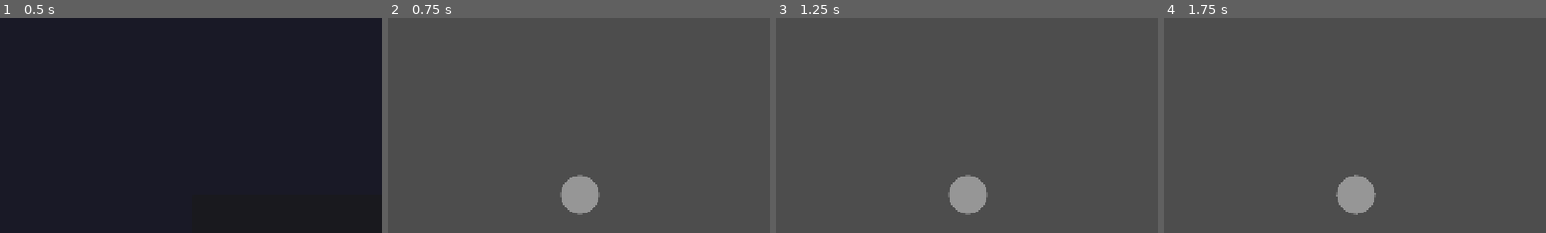
Above: before the commit, frames 1-4 (left to right).
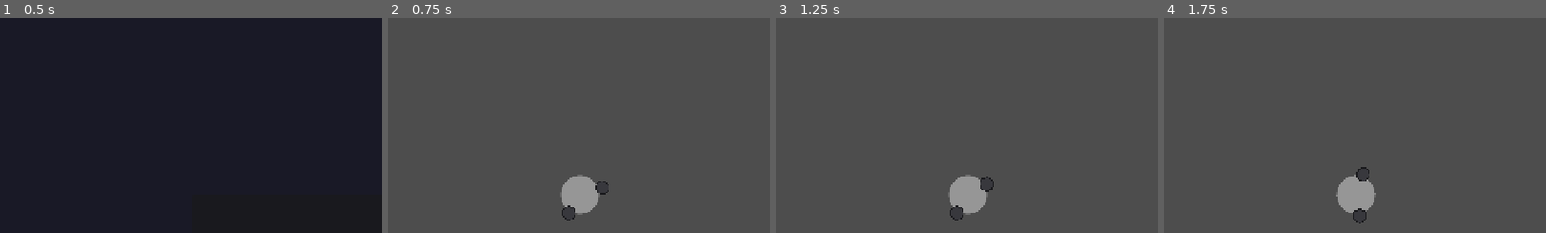
Above: after the commit, the same moments.

Repository: appall0010/slain-io-reborn-2d
Game: Godot game, scene res://player.tscn
Same seed, same stepped clock (60 frames per second), same inputs: the game is played once before the commit and once after it. This scene is started directly instead of the project's main scene. The engine's default icon, where the game draws it, is replaced by a stand-in: a white triangle on a blue panel in a dark square.
Inputs (mouse positions are % of the whole screen's width and height, from its top left):
- Up to frame 1 (0.5 s): no input
- Up to frame 2 (0.75 s): click "ПОДКЛЮЧИТЬСЯ (CLIENT)" at 0.5 s
- Up to frame 3 (1.25 s): no input
- Up to frame 4 (1.75 s): tap Enter at 1.25 s; move the mouse to (72, 45) at 1.27 s; hold Right (ui_right) from 1.28 s (still down); click (72, 45) at 1.42 s
The pictures show only the part of the screen within x 25-75%, y 9-59%; the shares and areas given below are measured in that part.

Frame 1 is identical in both runs. In frame 2, 0.1% of the frame differs, in the area x 45-58%, y 76-95%; in frame 3, 0.2%; in frame 4, 0.2%, in the area x 49-54%, y 69-96%.

Commit message:
купали добавил

Diff:
--- /dev/null
+++ b/fist.gd
@@ -0,0 +1,12 @@
+extends Node2D
+## Простой "кулак" — рисуется кругом, как в оригинальном Slain.io.
+## Не требует отдельной текстуры: если захочешь заменить на спрайт,
+## просто добавь Sprite2D ребёнком и убери _draw().
+
+@export var radius: float = 11.0
+@export var fill_color: Color = Color(0.22, 0.22, 0.24) # тёмно-серый, как тело
+@export var outline_color: Color = Color(0.1, 0.1, 0.11)
+
+func _draw() -> void:
+	draw_circle(Vector2.ZERO, radius, fill_color)
+	draw_arc(Vector2.ZERO, radius, 0, TAU, 24, outline_color, 2.0)
--- a/player.gd
+++ b/player.gd
@@ -1,5 +1,5 @@
 extends CharacterBody2D
-# тест бла бла бла
+
 # ==============================================================================
 # БЛОКНОТ ДАННЫХ (ДОГМА №6: DATA-ORIENTED DESIGN)
 # ==============================================================================
@@ -15,6 +15,26 @@
 var srv_input_direction: Vector2 = Vector2.ZERO
 var srv_target_rotation: float = 0.0
 var srv_wants_to_punch: bool = false
+
+# ==============================================================================
+# КУЛАКИ / УДАР (визуал + хитбокс)
+# ==============================================================================
+const FIST_BASE_ANGLE: float = deg_to_rad(75.0)   # смещение кулаков от направления взгляда в покое
+const FIST_DIST_BASE: float = 36.0                # расстояние кулака от центра тела в покое (тело ~32px радиусом)
+const FIST_PUNCH_EXTRA_DIST: float = 20.0         # насколько кулак выезжает вперёд при ударе
+const FIST_PUNCH_ANGLE_TARGET: float = deg_to_rad(10.0) # к какому углу стягивается активный кулак
+const PUNCH_DURATION: float = 0.22                # секунд на полный цикл удара (вперёд-назад)
+
+var fist1: Node2D = null
+var fist2: Node2D = null
+var punch_hitbox: Area2D = null
+var punch_hitbox_shape: CollisionShape2D = null
+
+var is_punching: bool = false
+var punch_elapsed: float = 0.0
+var active_fist: int = 1        # 1 или 2 — чередуем удары, как в оригинале
+var punch_already_hit: bool = false
+var walk_wobble_time: float = 0.0
 
 # Для логирования движения (не спамить каждый кадр)
 var _last_logged_position: Vector2 = Vector2.ZERO
@@ -52,6 +72,13 @@
 	server_raycast = get_node_or_null("RayCast2D")
 	player_camera = get_node_or_null("Camera2D")
 
+	fist1 = get_node_or_null("Fist1")
+	fist2 = get_node_or_null("Fist2")
+	punch_hitbox = get_node_or_null("PunchHitbox")
+	if punch_hitbox:
+		punch_hitbox_shape = punch_hitbox.get_node_or_null("CollisionShape2D")
+		punch_hitbox.body_entered.connect(_on_punch_hitbox_body_entered)
+
 	GameLogger.log_event("[PLAYER] Игрок загружен. ID: %s, Камера: %s" % [name, "есть" if player_camera else "нет"])
 
 	if server_raycast:
@@ -76,6 +103,9 @@
 	velocity = srv_input_direction * player_speed
 	move_and_slide()
 
+	_update_punch_state(delta)
+	_update_fists_visual(delta)
+
 	# Логируем движение РЕЖЕ (раз в 2 секунды ИЛИ при сильном перемещении)
 	if multiplayer.is_server():
 		if not has_meta("last_log_time"):
@@ -91,7 +121,6 @@
 			set_meta("last_log_time", Time.get_ticks_msec() / 1000.0)
 
 	if multiplayer.is_server():
-		if srv_cooldown_timer > 0.0: srv_cooldown_timer -= delta
 		_rpc_sync_position_to_clients.rpc(global_position, rotation, srv_input_direction)
 
 	var my_local_id = multiplayer.get_unique_id()
@@ -120,12 +149,92 @@
 
 	srv_input_direction = input_dir
 	srv_target_rotation = target_rot
-
-	if wants_punch and not multiplayer.is_server():
+	srv_wants_to_punch = wants_punch
+
+	if wants_punch:
 		GameLogger.log_event("[PLAYER] Игрок %s атакует!" % name)
 
 	if not multiplayer.is_server():
 		_submit_input_to_server.rpc(input_dir, target_rot, wants_punch)
+
+## Запускает/продолжает цикл удара и включает хитбокс в нужный момент.
+## Анимация кулаков идёт локально у всех, кто видит игрока (это чисто визуал),
+## а урон наносит только сервер (см. _on_punch_hitbox_body_entered).
+func _update_punch_state(delta: float) -> void:
+	if srv_cooldown_timer > 0.0:
+		srv_cooldown_timer -= delta
+
+	if not is_punching and srv_wants_to_punch and srv_cooldown_timer <= 0.0:
+		is_punching = true
+		punch_elapsed = 0.0
+		punch_already_hit = false
+		active_fist = 2 if active_fist == 1 else 1  # чередуем руки
+		srv_cooldown_timer = srv_punch_cooldown
+
+	if is_punching:
+		punch_elapsed += delta
+		var t: float = clamp(punch_elapsed / PUNCH_DURATION, 0.0, 1.0)
+		# треугольная кривая: 0 -> 1 (первая половина) -> 0 (вторая половина)
+		var progress: float = 1.0 - abs(t * 2.0 - 1.0)
+
+		if punch_hitbox_shape:
+			punch_hitbox.position = Vector2.RIGHT * (FIST_DIST_BASE + progress * FIST_PUNCH_EXTRA_DIST)
+			punch_hitbox_shape.disabled = progress < 0.5  # хитбокс активен только у пика удара
+
+		if t >= 1.0:
+			is_punching = false
+			if punch_hitbox_shape:
+				punch_hitbox_shape.disabled = true
+	else:
+		if punch_hitbox_shape and not punch_hitbox_shape.disabled:
+			punch_hitbox_shape.disabled = true
+
+
+## Считает локальные позиции кулаков: покачивание при ходьбе + вынос вперёд у бьющего кулака.
+func _update_fists_visual(delta: float) -> void:
+	if not fist1 or not fist2:
+		return
+
+	walk_wobble_time += delta * 8.0
+	var move_amount: float = clamp(srv_input_direction.length(), 0.0, 1.0)
+	var wobble: float = sin(walk_wobble_time) * deg_to_rad(12.0) * move_amount
+
+	var punch_t: float = 0.0
+	if is_punching:
+		var t: float = clamp(punch_elapsed / PUNCH_DURATION, 0.0, 1.0)
+		punch_t = 1.0 - abs(t * 2.0 - 1.0)
+
+	_place_fist(fist1, 1, wobble, punch_t)
+	_place_fist(fist2, 2, wobble, punch_t)
+
+
+func _place_fist(fist: Node2D, fist_index: int, wobble: float, punch_t: float) -> void:
+	var is_active: bool = is_punching and active_fist == fist_index
+	var side: float = 1.0 if fist_index == 1 else -1.0
+
+	var base_angle: float = side * FIST_BASE_ANGLE + wobble
+	var angle: float = base_angle
+	var dist: float = FIST_DIST_BASE
+
+	if is_active:
+		angle = lerp(base_angle, side * FIST_PUNCH_ANGLE_TARGET, punch_t)
+		dist = FIST_DIST_BASE + punch_t * FIST_PUNCH_EXTRA_DIST
+
+	fist.position = Vector2.RIGHT.rotated(angle) * dist
+
+
+func _on_punch_hitbox_body_entered(body: Node) -> void:
+	if not multiplayer.is_server():
+		return
+	if punch_already_hit:
+		return
+	if body == self:
+		return
+	if body.has_method("server_take_damage"):
+		punch_already_hit = true
+		body.server_take_damage(srv_damage)
+		GameLogger.log_event("[PLAYER] Игрок %s ударил %s" % [name, body.name])
+
 
 func server_take_damage(amount: float) -> void:
 	if not multiplayer.is_server(): return
--- a/player.tscn
+++ b/player.tscn
@@ -2,19 +2,39 @@
 
 [ext_resource type="Script" uid="uid://b5pkyls3t7ng0" path="res://player.gd" id="1_4flbx"]
 [ext_resource type="Texture2D" uid="uid://f6by7nrjtrup" path="res://assets/player/player_body_texture.svg" id="2_onrkg"]
+[ext_resource type="Script" uid="uid://d3sjcsoy0m7e6" path="res://fist.gd" id="3_fist"]
 
 [sub_resource type="CircleShape2D" id="CircleShape2D_8vrlf"]
 radius = 31.016125
+
+[sub_resource type="CircleShape2D" id="CircleShape2D_hitbox"]
+radius = 16.0
 
 [node name="Player" type="CharacterBody2D" unique_id=118523075]
 z_index = 10
 script = ExtResource("1_4flbx")
 
 [node name="Sprite2D" type="Sprite2D" parent="." unique_id=832519794]
-scale = Vector2(0.641, 0.641)
+scale = Vector2(0.64, 0.64)
 texture = ExtResource("2_onrkg")
 
 [node name="CollisionShape2D" type="CollisionShape2D" parent="." unique_id=660118580]
 shape = SubResource("CircleShape2D_8vrlf")
 
 [node name="Camera2D" type="Camera2D" parent="." unique_id=917862738]
+
+[node name="Fist1" type="Node2D" parent="." unique_id=1571640213]
+script = ExtResource("3_fist")
+
+[node name="PunchHitbox" type="Area2D" parent="Fist1" unique_id=1036633876]
+collision_layer = 0
+collision_mask = 2
+monitoring = false
+monitorable = false
+
+[node name="CollisionShape2D" type="CollisionShape2D" parent="Fist1/PunchHitbox" unique_id=1492116451]
+shape = SubResource("CircleShape2D_hitbox")
+disabled = true
+
+[node name="Fist2" type="Node2D" parent="." unique_id=1359321900]
+script = ExtResource("3_fist")
Not shown, added: fist.gd.uid
Not shown, changed: logs/game.log
Not shown, removed: logs/game2026-09-04T09.23.30.log
Not shown, removed: logs/game2026-09-04T09.29.55.log
Not shown, removed: logs/game2026-09-04T09.36.19.log
Not shown, added: logs/game2026-09-04T12.47.36.log
Not shown, added: logs/game2026-09-04T13.17.14.log
Not shown, added: logs/game2026-09-04T13.20.44.log
Not shown, added: logs/game2026-09-04T13.26.02.log
